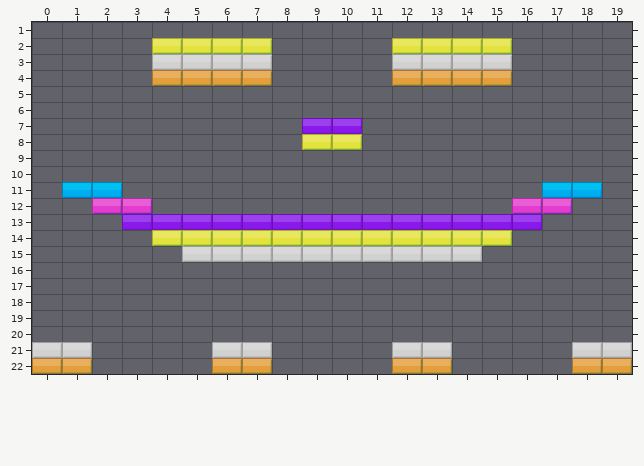
Tiled map (JSON): public/assets/levels/level05.tmj. Above, as it was before the edit.
Cells are 30x16 px. Shown: x 0..19, y 1..22.
After the commit:
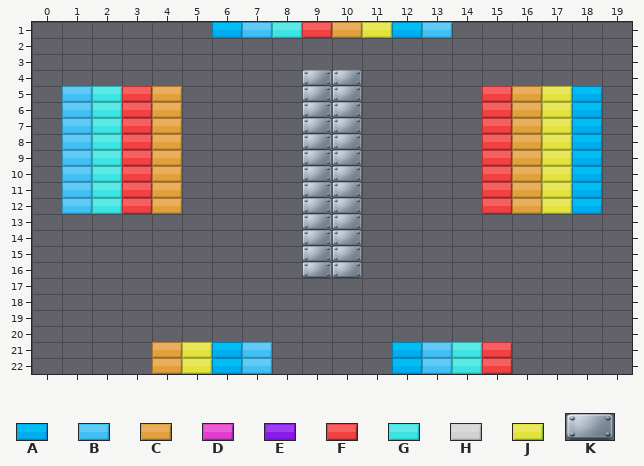
Key: from "bricks": A 0 "brick_blue", B 1 "Brick", C 4 "brick_orange", D 6 "brick_pink", E 7 "brick_purple2", F 8 "Brick", G 10 "Brick", H 12 "brick_white", J 14 "brick_yellow", K 16 "Brick".
Objects are placed by their top-left corner, in cells (3,4 is the top-left corner of cell 3,4); size is 1x1 cell unless given.
The exact change:
Layer "Bricks":
changed: J "brick_yellow" at 13,2 -> J "brick_yellow" at 11,1
changed: C "brick_orange" at 5,4 -> C "brick_orange" at 16,5
changed: C "brick_orange" at 15,4 -> C "brick_orange" at 4,6
changed: E "brick_purple2" at 9,7 -> K "Brick" at 9,6
changed: E "brick_purple2" at 10,7 -> K "Brick" at 10,6
changed: A "brick_blue" at 2,11 -> A "brick_blue" at 18,6
changed: J "brick_yellow" at 12,14 -> J "brick_yellow" at 17,9
changed: C "brick_orange" at 7,22 -> C "brick_orange" at 4,12
changed: C "brick_orange" at 19,22 -> C "brick_orange" at 16,12
added: A "brick_blue" at 6,1
added: B "Brick" at 7,1
added: G "Brick" at 8,1
added: F "Brick" at 9,1
added: C "brick_orange" at 10,1
added: A "brick_blue" at 12,1
added: B "Brick" at 13,1
added: K "Brick" at 9,4
added: K "Brick" at 10,4
added: B "Brick" at 1,5
added: G "Brick" at 2,5
added: F "Brick" at 3,5
added: C "brick_orange" at 4,5
added: K "Brick" at 9,5
added: K "Brick" at 10,5
added: F "Brick" at 15,5
added: J "brick_yellow" at 17,5
added: A "brick_blue" at 18,5
added: B "Brick" at 1,6
added: G "Brick" at 2,6
added: F "Brick" at 3,6
added: F "Brick" at 15,6
added: C "brick_orange" at 16,6
added: J "brick_yellow" at 17,6
added: B "Brick" at 1,7
added: G "Brick" at 2,7
added: F "Brick" at 3,7
added: C "brick_orange" at 4,7
added: K "Brick" at 9,7
added: K "Brick" at 10,7
added: F "Brick" at 15,7
added: C "brick_orange" at 16,7
added: J "brick_yellow" at 17,7
added: A "brick_blue" at 18,7
added: B "Brick" at 1,8
added: G "Brick" at 2,8
added: F "Brick" at 3,8
added: C "brick_orange" at 4,8
added: K "Brick" at 9,8
added: K "Brick" at 10,8
added: F "Brick" at 15,8
added: C "brick_orange" at 16,8
added: J "brick_yellow" at 17,8
added: A "brick_blue" at 18,8
added: B "Brick" at 1,9
added: G "Brick" at 2,9
added: F "Brick" at 3,9
added: C "brick_orange" at 4,9
added: K "Brick" at 9,9
added: K "Brick" at 10,9
added: F "Brick" at 15,9
added: C "brick_orange" at 16,9
added: A "brick_blue" at 18,9
added: B "Brick" at 1,10
added: G "Brick" at 2,10
added: F "Brick" at 3,10
added: C "brick_orange" at 4,10
added: K "Brick" at 9,10
added: K "Brick" at 10,10
added: F "Brick" at 15,10
added: C "brick_orange" at 16,10
added: J "brick_yellow" at 17,10
added: A "brick_blue" at 18,10
added: B "Brick" at 1,11
added: G "Brick" at 2,11
added: F "Brick" at 3,11
added: C "brick_orange" at 4,11
added: K "Brick" at 9,11
added: K "Brick" at 10,11
added: F "Brick" at 15,11
added: C "brick_orange" at 16,11
added: J "brick_yellow" at 17,11
added: B "Brick" at 1,12
added: G "Brick" at 2,12
added: F "Brick" at 3,12
added: K "Brick" at 9,12
added: K "Brick" at 10,12
added: F "Brick" at 15,12
added: J "brick_yellow" at 17,12
added: A "brick_blue" at 18,12
added: K "Brick" at 9,13
added: K "Brick" at 10,13
added: K "Brick" at 9,14
added: K "Brick" at 10,14
added: K "Brick" at 9,15
added: K "Brick" at 10,15
added: K "Brick" at 9,16
added: K "Brick" at 10,16
added: C "brick_orange" at 4,21
added: J "brick_yellow" at 5,21
added: A "brick_blue" at 6,21
added: B "Brick" at 7,21
added: A "brick_blue" at 12,21
added: B "Brick" at 13,21
added: G "Brick" at 14,21
added: F "Brick" at 15,21
added: C "brick_orange" at 4,22
added: J "brick_yellow" at 5,22
added: A "brick_blue" at 6,22
added: B "Brick" at 7,22
added: A "brick_blue" at 12,22
added: B "Brick" at 13,22
added: G "Brick" at 14,22
added: F "Brick" at 15,22
removed: J "brick_yellow" at 4,2
removed: J "brick_yellow" at 5,2
removed: J "brick_yellow" at 6,2
removed: J "brick_yellow" at 7,2
removed: J "brick_yellow" at 12,2
removed: J "brick_yellow" at 14,2
removed: J "brick_yellow" at 15,2
removed: H "brick_white" at 4,3
removed: H "brick_white" at 5,3
removed: H "brick_white" at 6,3
removed: H "brick_white" at 7,3
removed: H "brick_white" at 12,3
removed: H "brick_white" at 13,3
removed: H "brick_white" at 14,3
removed: H "brick_white" at 15,3
removed: C "brick_orange" at 4,4
removed: C "brick_orange" at 6,4
removed: C "brick_orange" at 7,4
removed: C "brick_orange" at 12,4
removed: C "brick_orange" at 13,4
removed: C "brick_orange" at 14,4
removed: J "brick_yellow" at 9,8
removed: J "brick_yellow" at 10,8
removed: A "brick_blue" at 1,11
removed: A "brick_blue" at 17,11
removed: D "brick_pink" at 2,12
removed: D "brick_pink" at 3,12
removed: D "brick_pink" at 16,12
removed: D "brick_pink" at 17,12
removed: E "brick_purple2" at 3,13
removed: E "brick_purple2" at 4,13
removed: E "brick_purple2" at 5,13
removed: E "brick_purple2" at 6,13
removed: E "brick_purple2" at 7,13
removed: E "brick_purple2" at 8,13
removed: E "brick_purple2" at 9,13
removed: E "brick_purple2" at 10,13
removed: E "brick_purple2" at 11,13
removed: E "brick_purple2" at 12,13
removed: E "brick_purple2" at 13,13
removed: E "brick_purple2" at 14,13
removed: E "brick_purple2" at 15,13
removed: E "brick_purple2" at 16,13
removed: J "brick_yellow" at 4,14
removed: J "brick_yellow" at 5,14
removed: J "brick_yellow" at 6,14
removed: J "brick_yellow" at 7,14
removed: J "brick_yellow" at 8,14
removed: J "brick_yellow" at 9,14
removed: J "brick_yellow" at 10,14
removed: J "brick_yellow" at 11,14
removed: J "brick_yellow" at 13,14
removed: J "brick_yellow" at 14,14
removed: J "brick_yellow" at 15,14
removed: H "brick_white" at 5,15
removed: H "brick_white" at 6,15
removed: H "brick_white" at 7,15
removed: H "brick_white" at 8,15
removed: H "brick_white" at 9,15
removed: H "brick_white" at 10,15
removed: H "brick_white" at 11,15
removed: H "brick_white" at 12,15
removed: H "brick_white" at 13,15
removed: H "brick_white" at 14,15
removed: H "brick_white" at 0,21
removed: H "brick_white" at 1,21
removed: H "brick_white" at 6,21
removed: H "brick_white" at 7,21
removed: H "brick_white" at 12,21
removed: H "brick_white" at 13,21
removed: H "brick_white" at 18,21
removed: H "brick_white" at 19,21
removed: C "brick_orange" at 0,22
removed: C "brick_orange" at 1,22
removed: C "brick_orange" at 6,22
removed: C "brick_orange" at 12,22
removed: C "brick_orange" at 13,22
removed: C "brick_orange" at 18,22
Boxes around the changes in both pictures, in picture pixels (x1, y1, x2, y2):
changed: (62, 22, 602, 278)
removed: (32, 342, 92, 374)
changed: (152, 342, 272, 374)
changed: (392, 342, 512, 374)
changed: (572, 342, 632, 374)
